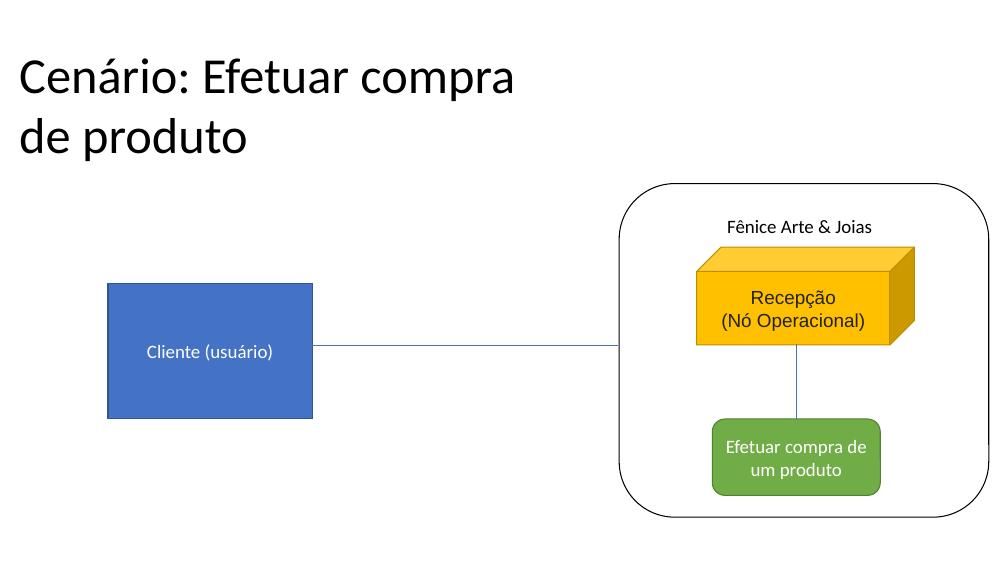
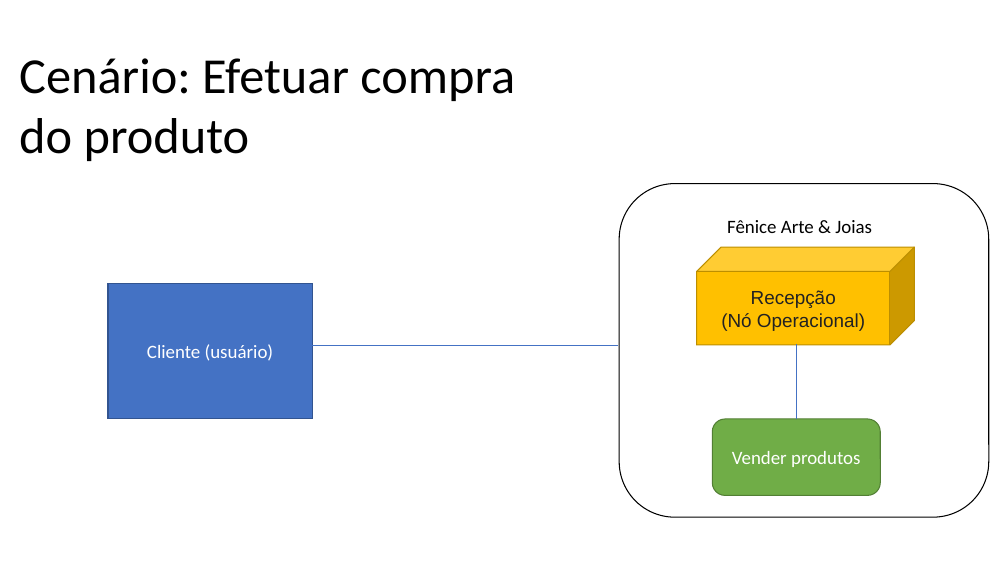
Before and after one commit to brendonimpacta/OPE_RequestSolved, a slide deck: slide 2 of 15. Arquitetura de Negócio para cada Cenário.pptx. Drawn at 1008x567 pixels with LibreOffice and Linux fonts; fonts in the diff are those of the drawing. Boxes give left, top, right and bottom in pixels: in the first picture for what was removed or moved away, otherwise in the second. Text is boxed around its words. In the diff, an @@ line names an element or a change of style, - is before the commit and + after.

```diff
--- a/15. Arquitetura de Negócio para cada Cenário.pptx
+++ b/15. Arquitetura de Negócio para cada Cenário.pptx
@@ text at <box>19,58,515,161</box>: text changed @@
-Cenário: Efetuar compra de produto
+Cenário: Efetuar compra do produto
@@ text in rounded rectangle at <box>732,451,860,467</box>: text changed @@
-Efetuar compra de um produto
+Vender produtos
```
Also in this commit, not shown: 2 other slides changed, 3 slides removed.
